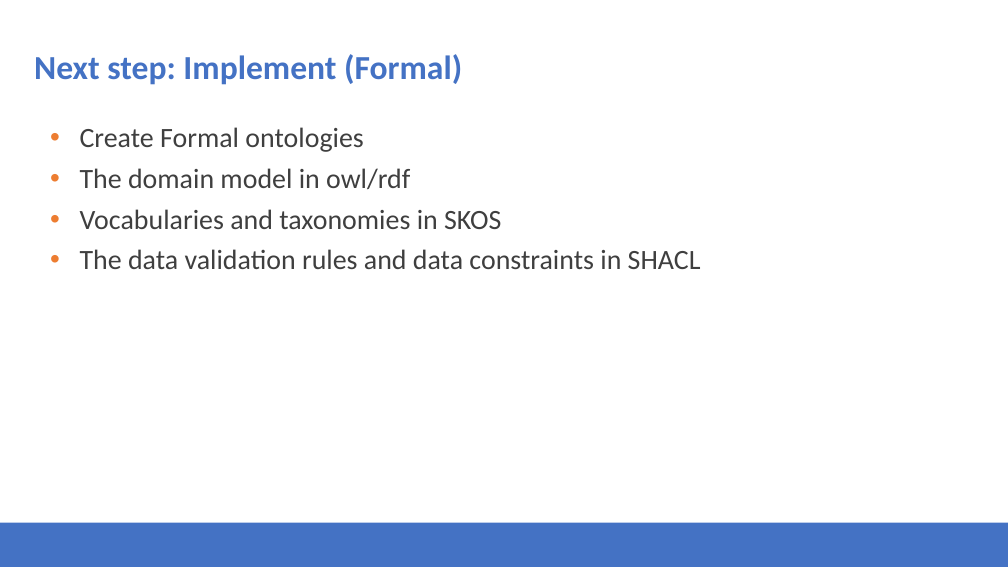
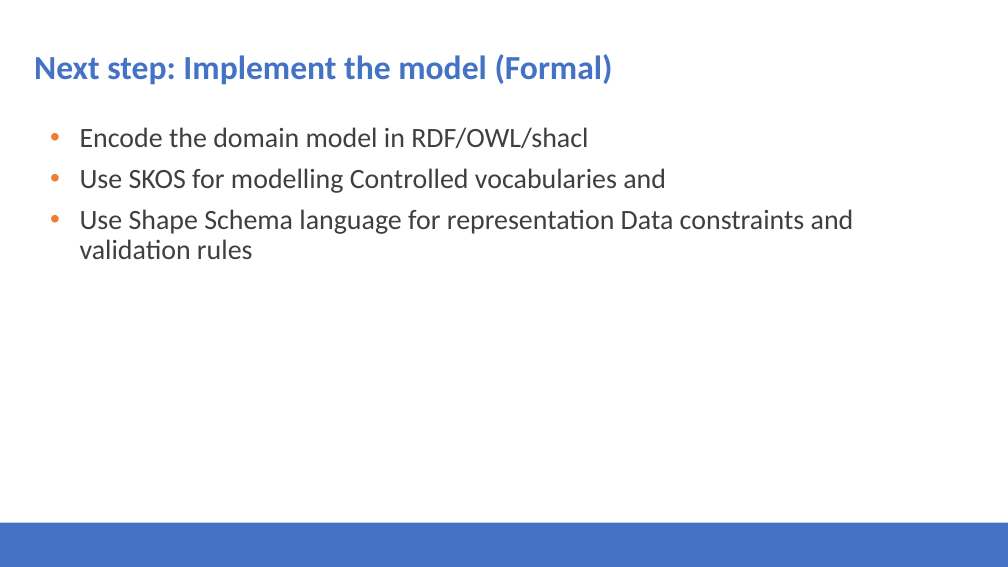
Before and after one commit to Health-RI/health-ri-metadata, a slide deck: slide 21 of Presentations/31082023HRI_Metadata_Schema_ImagingGroup_KickOff.pptx (slide 23 before the commit). Drawn at 1008x567 pixels with LibreOffice and Linux fonts; fonts in the diff are those of the drawing; background and template pictures are left out. Boxes give left, top, right and bottom in pixels: in the first picture for what was removed or moved away, otherwise in the second. Text is boxed around its words. In the diff, an @@ line names an element or a change of style, - is before the commit and + after.

```diff
--- a/Presentations/31082023HRI_Metadata_Schema_ImagingGroup_KickOff.pptx
+++ b/Presentations/31082023HRI_Metadata_Schema_ImagingGroup_KickOff.pptx
@@ title at (34, 54, 613, 85): text changed @@
-Next step: Implement (Formal)
+Next step: Implement the model (Formal)
@@ text at (80, 127, 854, 259): text changed @@
-• Create Formal ontologies
-• The domain model in owl/rdf
-• Vocabularies and taxonomies in SKOS
-• The data validation rules and data constraints in SHACL
+• Encode the domain model in RDF/OWL/shacl
+• Use SKOS for modelling Controlled vocabularies and
+• Use Shape Schema language for representation Data constraints and validation rules
```
Also in this commit, not shown: 13 other slides changed, 3 slides added, 5 slides removed.
